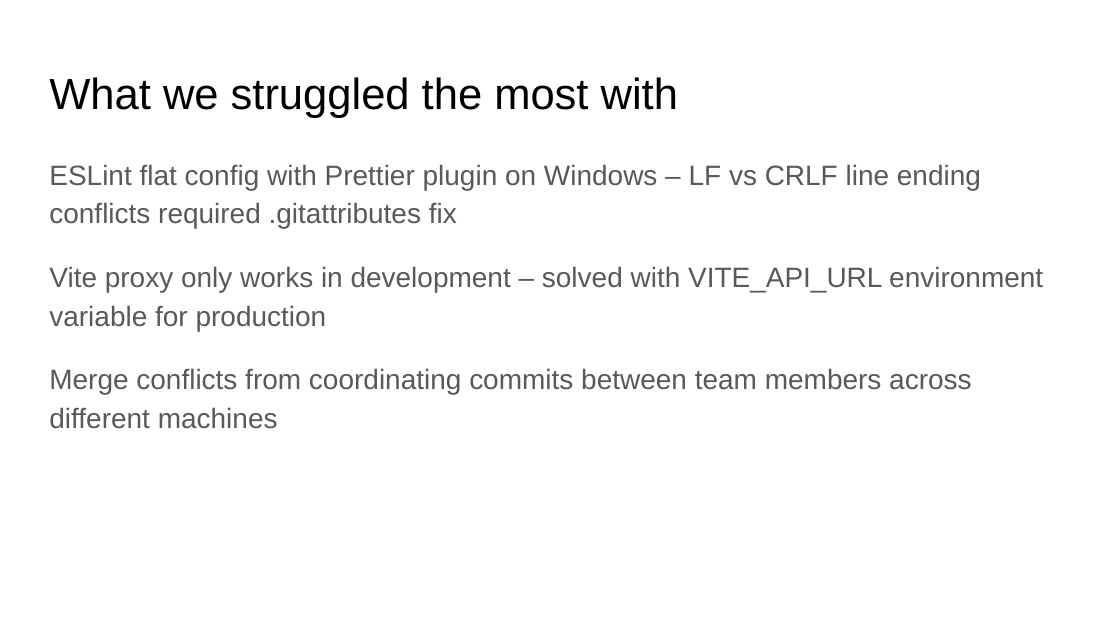
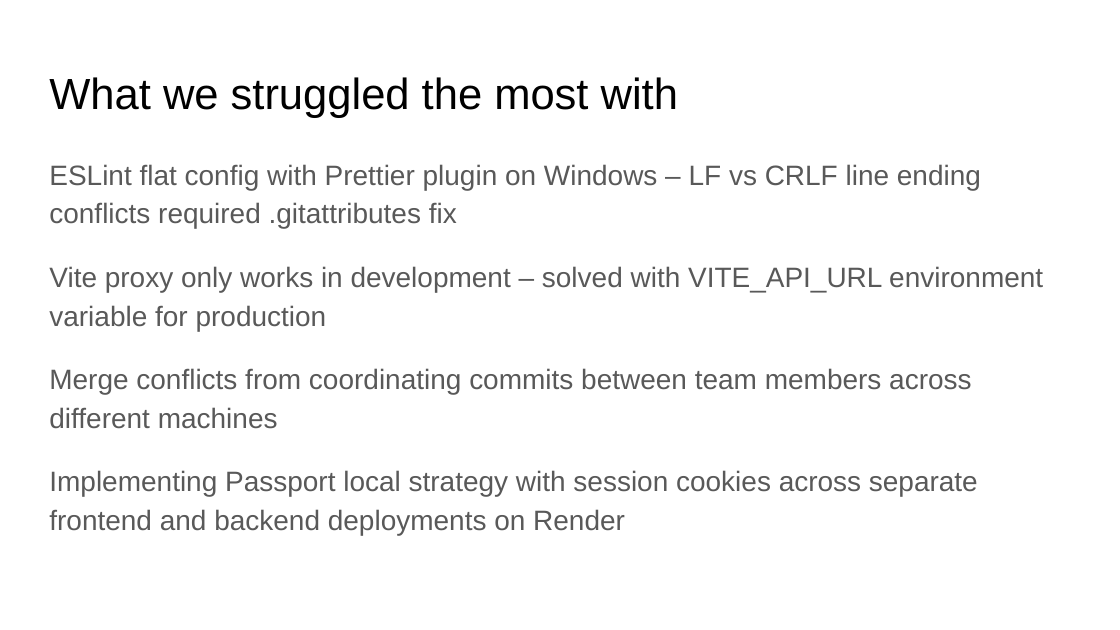
Before and after one commit to aniketnandi/Habit-Forge, a slide deck: slide 12 of HabitForge_Presentation.pptx (slide 11 before the commit). Drawn at 1120x630 pixels with LibreOffice and Linux fonts; fonts in the diff are those of the drawing. Boxes give left, top, right and bottom in pixels: in the first picture for what was removed or moved away, otherwise in the second. Text is boxed around its words. In the diff, an @@ line names an element or a change of style, - is before the commit and + after.

Commit message:
add passport authentication, login/register, update docs and presentation

```diff
--- a/HabitForge_Presentation.pptx
+++ b/HabitForge_Presentation.pptx
@@ text at [49, 470, 978, 535]: paragraph added @@
+Implementing Passport local strategy with session cookies across separate frontend and backend deployments on Render
```
Also in this commit, not shown: 6 other slides changed, 1 slide added, 23 other files.
